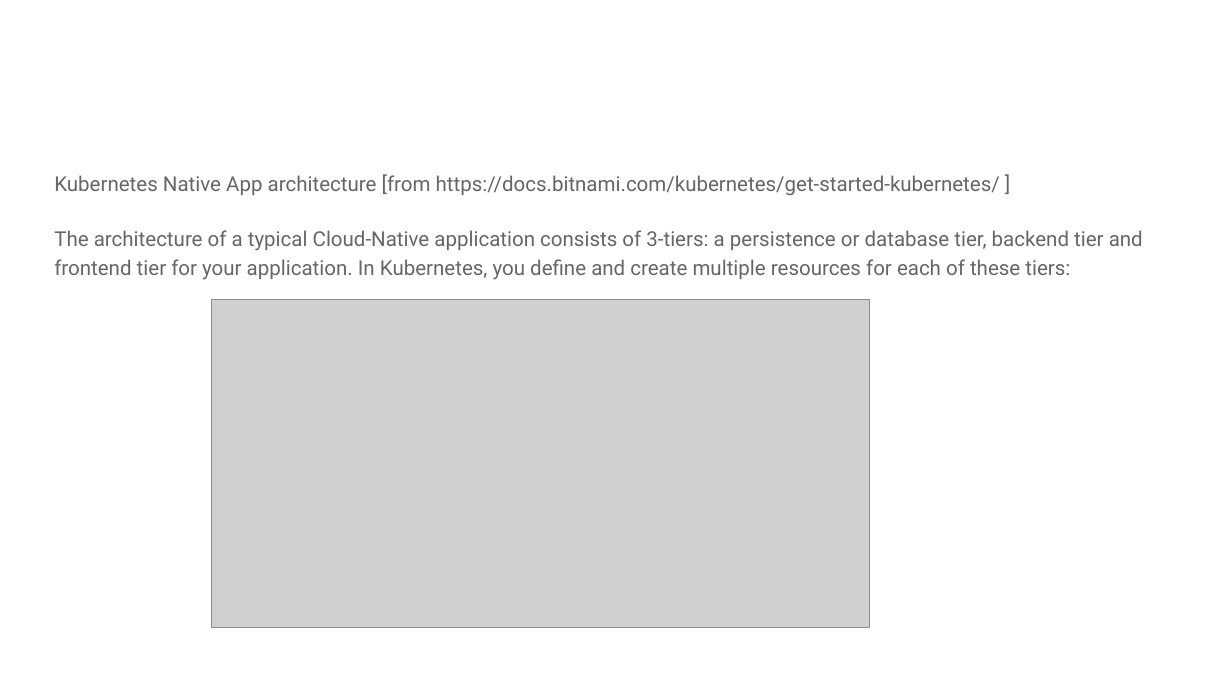
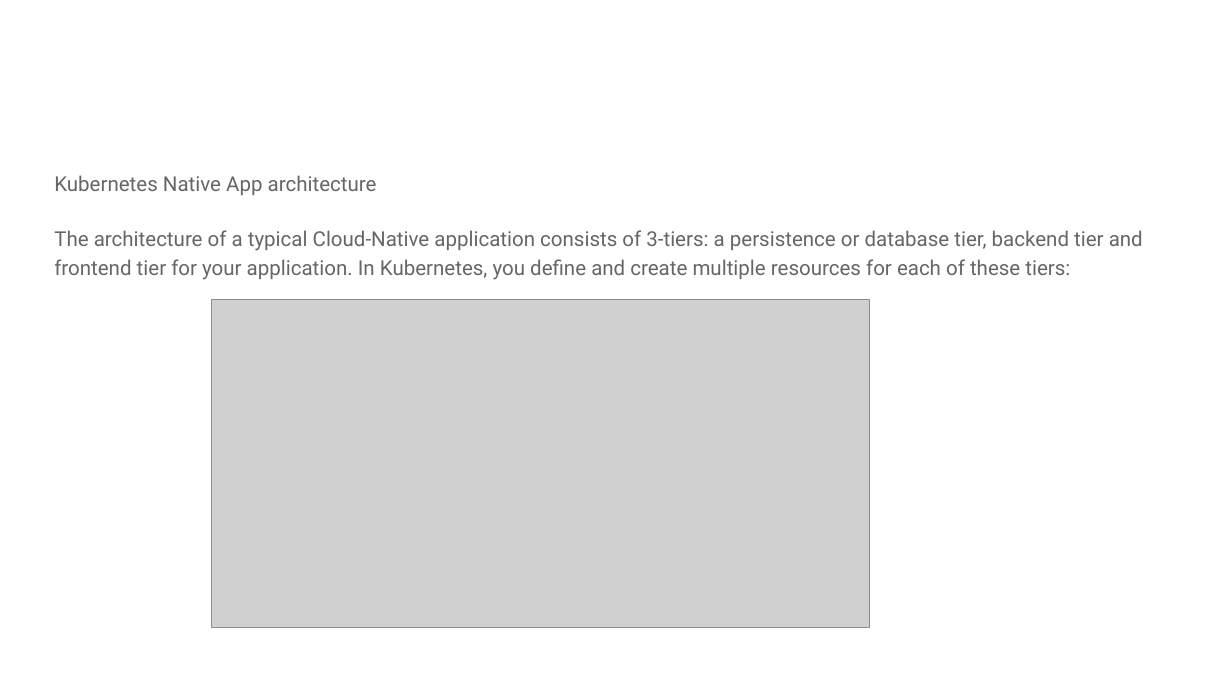
Before and after one commit to AutomatedIT/presentations, a slide deck: slide 8 of KubernetesMinikubeHelm_1.pptx. Drawn at 1232x693 pixels with LibreOffice and Linux fonts; fonts in the diff are those of the drawing; grey boxes stand for pictures; background and template pictures are left out. Boxes give left, top, right and bottom in pixels: in the first picture for what was removed or moved away, otherwise in the second. Text is boxed around its words. In the diff, an @@ line names an element or a change of style, - is before the commit and + after.

```diff
--- a/KubernetesMinikubeHelm_1.pptx
+++ b/KubernetesMinikubeHelm_1.pptx
@@ text at (54, 175, 377, 195): text changed @@
-Kubernetes Native App architecture [from https://docs.bitnami.com/kubernetes/get-started-kubernetes/ ]
+Kubernetes Native App architecture
```
Also in this commit, not shown: 5 other slides changed, 1 other file.
